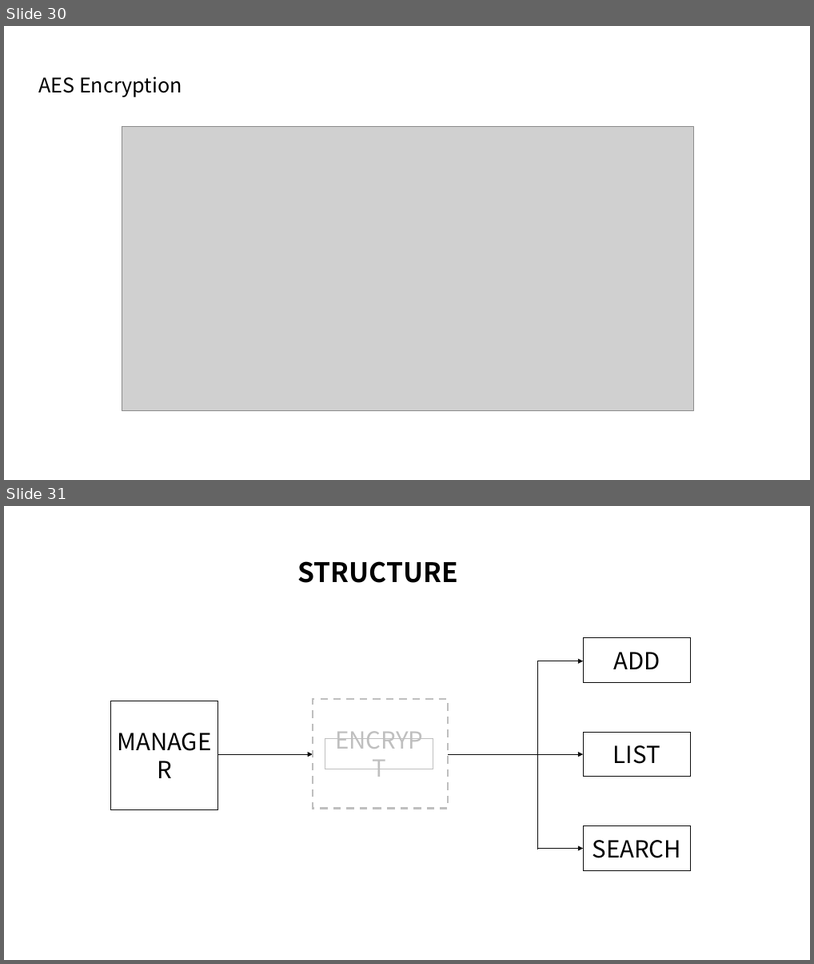
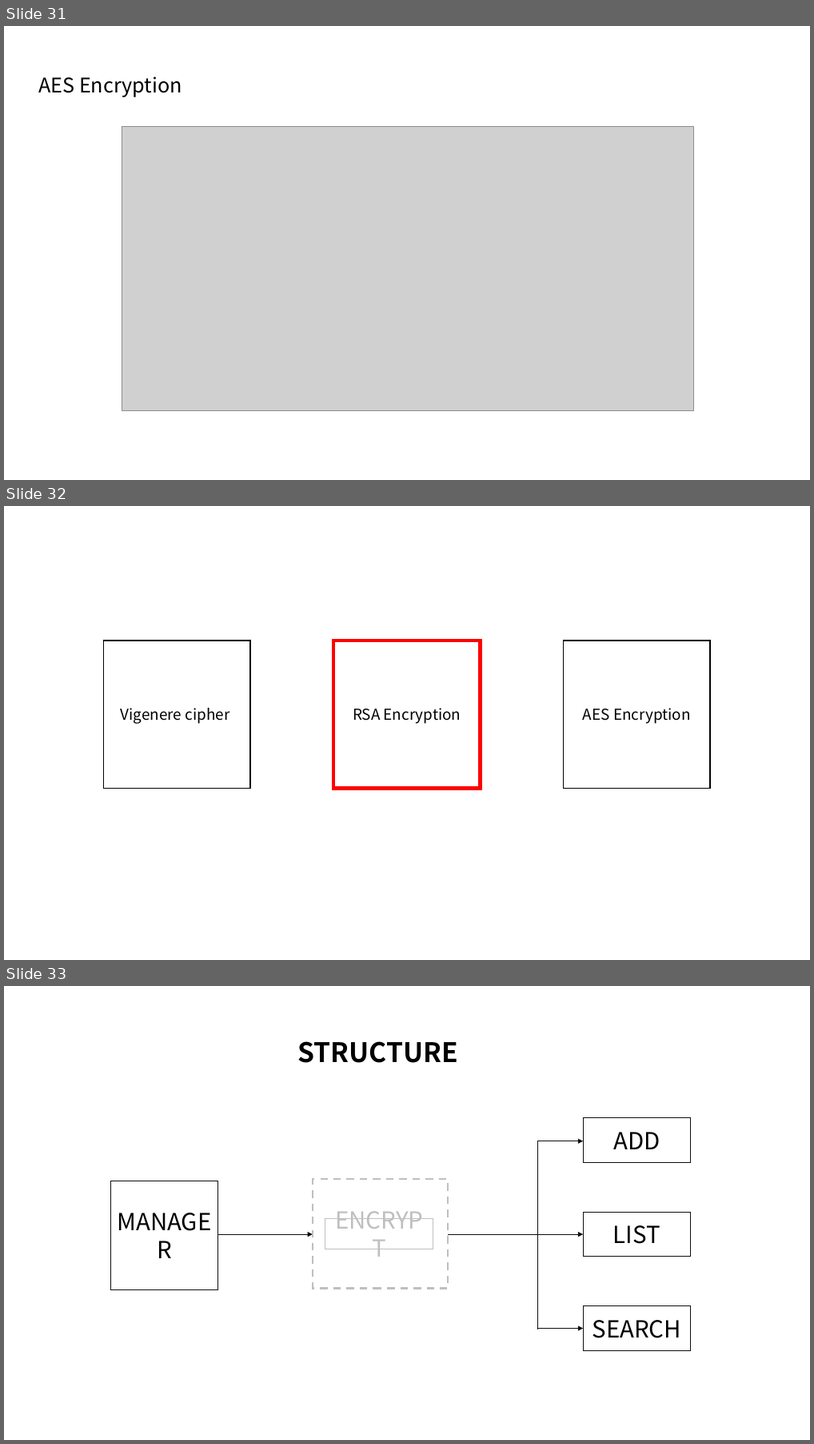
Before and after one commit to fifthfir/5002-Project, a slide deck: zrt/final_project_pre_1213.pptx. Shown one above the other, each under a label of ours: slides 30 and 31 before the commit, slides 31, 32 and 33 after it. The pictures are 814x964 and 814x1444 pixels, drawn with LibreOffice and Linux fonts; fonts in the diff are those of the drawing; grey boxes stand for pictures. Boxes give left, top, right and bottom in pixels: in the first picture for what was removed or moved away, otherwise in the second. Text is boxed around its words. In the diff, an @@ line names an element or a change of style, - is before the commit and + after.

```diff
--- a/zrt/final_project_pre_1213.pptx
+++ b/zrt/final_project_pre_1213.pptx
@@ slide 32 added at (4, 506, 810, 960), background #FFFFFF @@
@@ rectangle added at (104, 640, 251, 788), outline #000000 1.5 pt, 18 pt, text #000000 @@
+Vigenere cipher
@@ rectangle added at (334, 640, 481, 788), outline #FF0000 4.5 pt, 18 pt, text #000000 @@
+RSA Encryption
@@ rectangle added at (563, 640, 710, 788), outline #000000 1.5 pt, 18 pt, text #000000 @@
+AES Encryption
@@ what was slide 30 is now slide 31 @@
@@ what was slide 31 is now slide 33 @@
```
Also in this commit, not shown: 1 other slide added, 1 other file.
